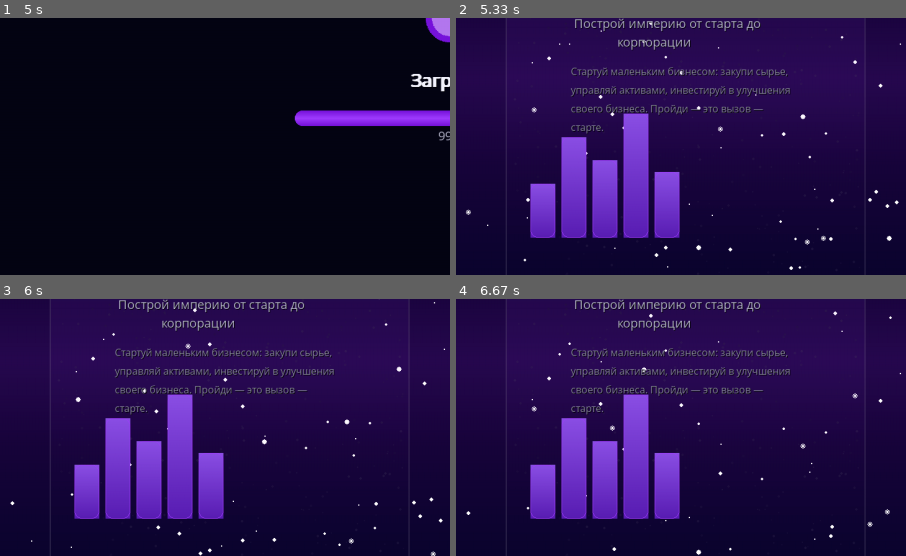
Above: before the commit, frames 1-4 (two rows, left to right).
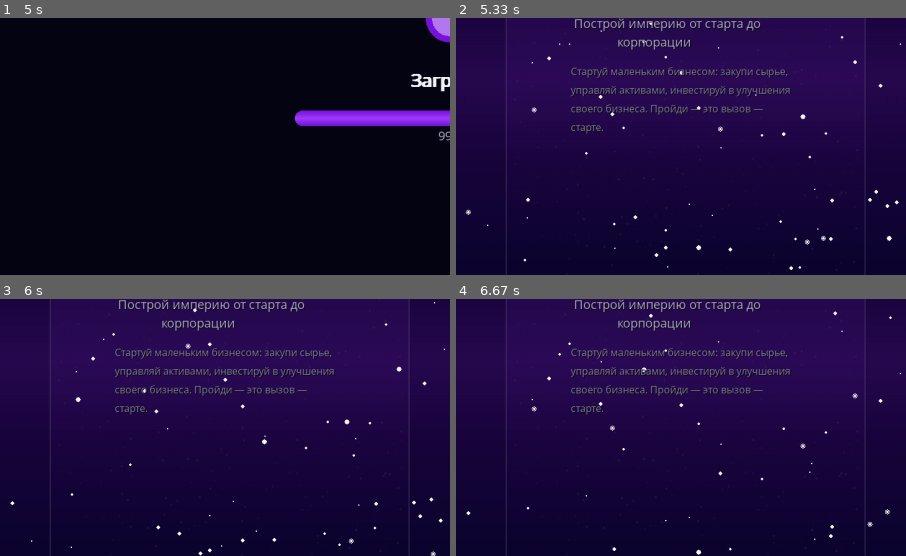
Above: after the commit, the same moments.

Repository: POHel/Black-Empire-game
Game: pygame game, started from main.py
Same seed, same stepped clock (60 frames per second), same inputs: the game is played once before the commit and once after it.
Inputs (mouse positions are % of the whole screen's width and height, from its top left):
- Up to frame 1 (5 s): no input
- Up to frame 2 (5.33 s): click (26, 68) at 5.12 s
- Up to frame 3 (6 s): click "Играть" at 5.45 s; click (28, 42) at 5.78 s
- Up to frame 4 (6.67 s): no input
The pictures show only the part of the screen within x 0-50%, y 38-88%; the shares and areas given below are measured in that part.

Frame 1 is identical in both runs. In frame 2, 9.6% of the frame differs, in the area x 16-50%, y 36-86%; in frame 3, 9.6%; in frame 4, 9.6%.

Commit message:
убраны графики и зависимоти к ним

Diff:
--- a/main.py
+++ b/main.py
@@ -421,15 +421,15 @@
             x, y = random.randint(0, SCREEN_WIDTH), random.randint(0, SCREEN_HEIGHT)
             size = random.uniform(1, 3)
             pygame.draw.circle(self.screen, (255, 255, 255, 100), (x, y), int(size))
-
+"""
 class BarGraphRenderer:
-    """Рендерер графика с увеличенным закруглением."""
+    #Рендерер графика с увеличенным закруглением.
 
     def __init__(self):
         self.bar_cache = {}
 
     def draw_bar_graph(self, surface, x, y, bar_width, heights, bar_count=5):
-        """Рисует столбчатую диаграмму."""
+        #Рисует столбчатую диаграмму.
         spacing = 50
         max_height = max(heights) if heights else 1
 
@@ -468,7 +468,7 @@
 
                 self.bar_cache[cache_key] = bar_surf
 
-            surface.blit(self.bar_cache[cache_key], (bar_x, y - scaled_height))
+            surface.blit(self.bar_cache[cache_key], (bar_x, y - scaled_height))"""
 
 class Game:
     """Основной класс игры."""
@@ -482,7 +482,7 @@
 
         self.font_manager = FontManager()
         self.icon_renderer = IconRenderer()
-        self.bar_renderer = BarGraphRenderer()
+        #self.bar_renderer = BarGraphRenderer() #Графики в менюшке
         self.loading_screen = LoadingScreen(self.screen, self.font_manager)
 
         self.stars = []
@@ -658,7 +658,8 @@
             desc_y += 30
 
         # График
-        self.bar_renderer.draw_bar_graph(self.screen, x+40, y+550, 40, self.bar_heights)
+        # временно отключено
+        #self.bar_renderer.draw_bar_graph(self.screen, x+40, y+550, 40, self.bar_heights)
 
         # Правая панель
         x, y = self.right_panel_rect.topleft
